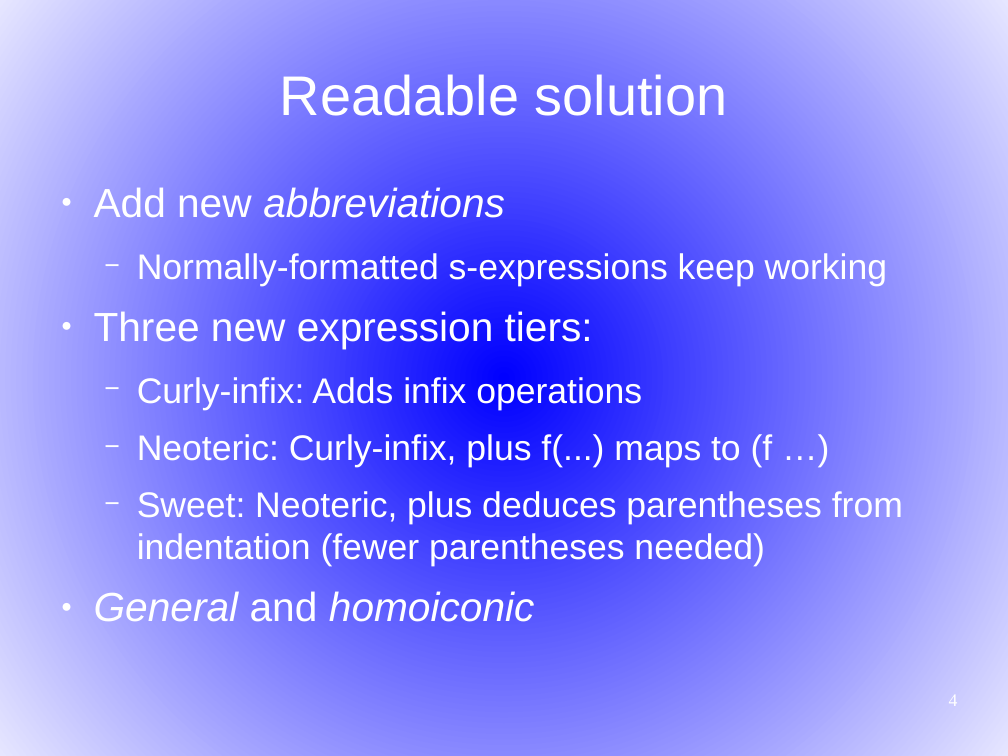
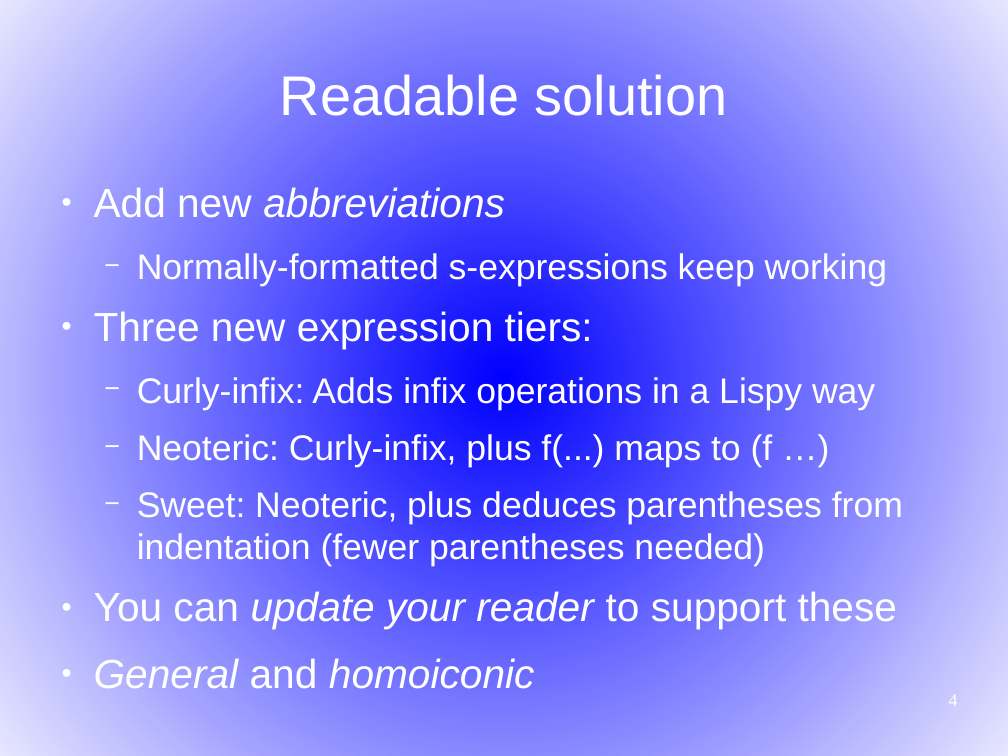
Before and after one commit to martin12333/Readable-Lisp-S-expressions, a slide deck: slide 4 of readable-s-expressions.odp. Drawn at 1008x756 pixels with LibreOffice and Linux fonts; fonts in the diff are those of the drawing. Boxes give left, top, right and bottom in pixels: in the first picture for what was removed or moved away, otherwise in the second. Text is boxed around its words. In the diff, an @@ line names an element or a change of style, - is before the commit and + after.

```diff
--- a/readable-s-expressions.odp
+++ b/readable-s-expressions.odp
@@ text at box(137, 377, 875, 410): text changed @@
-  − Curly-infix: Adds infix operations
+  − Curly-infix: Adds infix operations in a Lispy way
@@ text at box(94, 591, 897, 629): paragraph added @@
+● You can update your reader to support these
```
Also in this commit, not shown: 8 other slides changed, 1 slide added.
